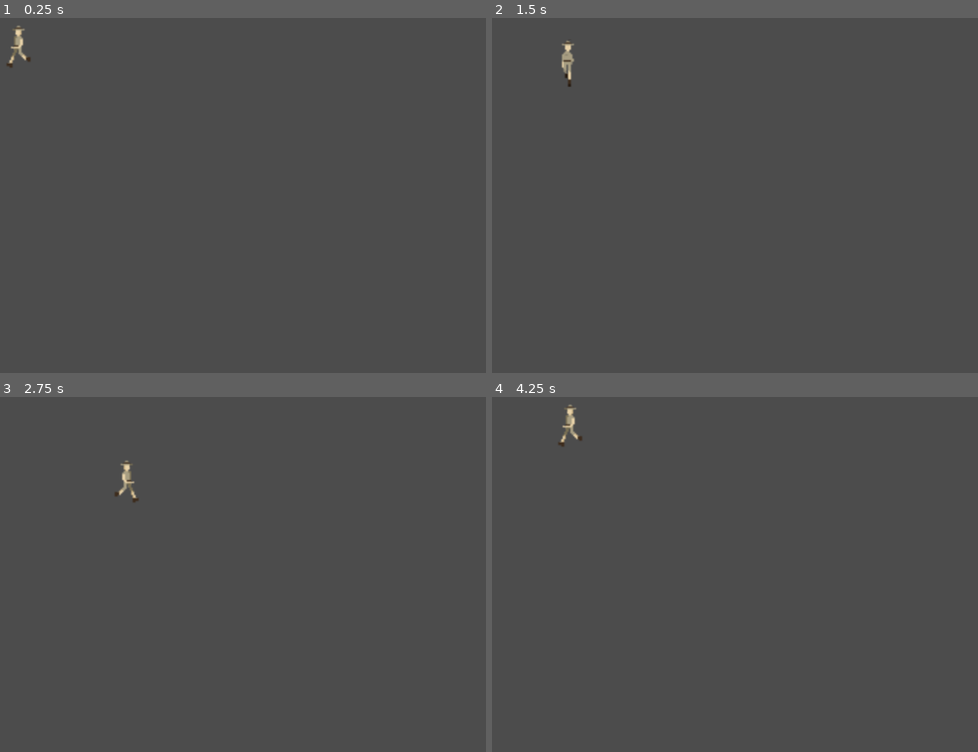
Above: before the commit, frames 1-4 (two rows, left to right).
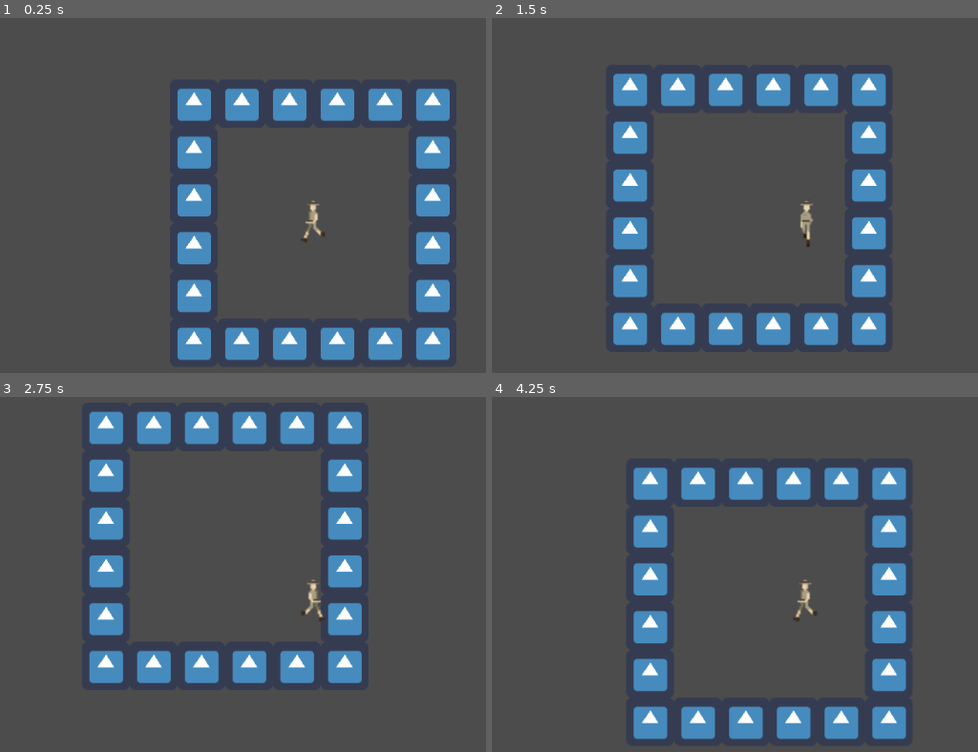
Above: after the commit, the same moments.

Repository: mirogon/Archaeology
Game: Godot game, scene res://Scenes/Main.tscn
Two runs of this game, one before a commit and one after it. Both use one fixed random seed, a clock stepped at 60 frames per second and the inputs below. The engine's default icon, where the game draws it, is replaced by a stand-in: a white triangle on a blue panel in a dark square.
Inputs:
- Up to frame 1 (0.25 s): no input
- Up to frame 2 (1.5 s): tap Enter at 0.5 s; hold Right (ui_right) 0.53-1.28 s; hold Down (ui_down) from 1.28 s (still down)
- Up to frame 3 (2.75 s): release Down (ui_down) at 2.03 s; hold Right (ui_right) from 2.03 s (still down)
- Up to frame 4 (4.25 s): release Right (ui_right) at 2.78 s; hold Up (ui_up) 2.78-3.53 s; hold Left (ui_left) from 3.53 s (still down)

The runs differ from the first frame. In frame 1, 13% of the frame differs, in the area x 1-93%, y 2-97%; in frame 2, 13%, in the area x 14-82%, y 6-93%; in frame 3, 13%; in frame 4, 13%.

Commit message:
Character is now a KinematicBody2D instead of an Area2D, Test walls

Diff:
--- a/Scenes/Main.tscn
+++ b/Scenes/Main.tscn
@@ -1,6 +1,7 @@
-[gd_scene load_steps=22 format=2]
+[gd_scene load_steps=24 format=2]
 
 [ext_resource path="res://Scripts/Sprite.gd" type="Script" id=1]
+[ext_resource path="res://Scenes/Test.tscn" type="PackedScene" id=2]
 [ext_resource path="res://Asstes/Character/Walk_Cycle.png" type="Texture" id=3]
 
 [sub_resource type="AtlasTexture" id=2]
@@ -116,13 +117,24 @@
 "speed": 8.0
 } ]
 
+[sub_resource type="RectangleShape2D" id=21]
+extents = Vector2( 10, 31.25 )
+
 [node name="Main" type="Node2D"]
 
-[node name="AnimatedSprite" type="AnimatedSprite" parent="."]
-position = Vector2( 117, 65 )
+[node name="TestMap" parent="." instance=ExtResource( 2 )]
+
+[node name="KinematicBody2D" type="KinematicBody2D" parent="."]
+script = ExtResource( 1 )
+
+[node name="AnimatedSprite" type="AnimatedSprite" parent="KinematicBody2D"]
 scale = Vector2( 2, 2 )
 frames = SubResource( 20 )
 animation = "Walk_Left"
-frame = 2
 playing = true
-script = ExtResource( 1 )
+
+[node name="CollisionShape2D" type="CollisionShape2D" parent="KinematicBody2D"]
+shape = SubResource( 21 )
+
+[node name="Camera2D" type="Camera2D" parent="KinematicBody2D"]
+current = true
--- /dev/null
+++ b/Scenes/Test.tscn
@@ -0,0 +1,37 @@
+[gd_scene load_steps=4 format=2]
+
+[ext_resource path="res://icon.png" type="Texture" id=1]
+
+[sub_resource type="ConvexPolygonShape2D" id=1]
+points = PoolVector2Array( 0, 0, 64, 0, 64, 64, 0, 64 )
+
+[sub_resource type="TileSet" id=2]
+0/name = "icon.png 0"
+0/texture = ExtResource( 1 )
+0/tex_offset = Vector2( 0, 0 )
+0/modulate = Color( 1, 1, 1, 1 )
+0/region = Rect2( 0, 0, 64, 64 )
+0/tile_mode = 0
+0/occluder_offset = Vector2( 0, 0 )
+0/navigation_offset = Vector2( 0, 0 )
+0/shape_offset = Vector2( 0, 0 )
+0/shape_transform = Transform2D( 1, 0, 0, 1, 0, 0 )
+0/shape = SubResource( 1 )
+0/shape_one_way = false
+0/shape_one_way_margin = 1.0
+0/shapes = [ {
+"autotile_coord": Vector2( 0, 0 ),
+"one_way": false,
+"one_way_margin": 1.0,
+"shape": SubResource( 1 ),
+"shape_transform": Transform2D( 1, 0, 0, 1, 0, 0 )
+} ]
+0/z_index = 0
+
+[node name="Node2D" type="Node2D"]
+scale = Vector2( 1, 1.00354 )
+
+[node name="TileMap" type="TileMap" parent="."]
+tile_set = SubResource( 2 )
+format = 1
+tile_data = PoolIntArray( -131075, 0, 0, -131074, 0, 0, -131073, 0, 0, -196608, 0, 0, -196607, 0, 0, -196606, 0, 0, -65539, 0, 0, -131070, 0, 0, -3, 0, 0, -65534, 0, 0, 65533, 0, 0, 2, 0, 0, 131069, 0, 0, 65538, 0, 0, 196605, 0, 0, 196606, 0, 0, 196607, 0, 0, 131072, 0, 0, 131073, 0, 0, 131074, 0, 0 )
--- a/Scripts/Sprite.gd
+++ b/Scripts/Sprite.gd
@@ -1,9 +1,11 @@
-extends AnimatedSprite
+extends KinematicBody2D
 
 export var movementSpeed = 100
 
+var animatedSprite: AnimatedSprite
+
 func _ready():
-	pass
+	animatedSprite = $AnimatedSprite
 
 func get_movedir():
 	var moveDir: Vector2 = Vector2(0,0)
@@ -19,21 +21,21 @@
 	return moveDir
 
 func set_anim(moveDir: Vector2):
-	playing = true
+	animatedSprite.playing = true
 	if(moveDir.x == 0 && moveDir.y == 0):
-		playing = false
-		frame = 0
+		animatedSprite.playing = false
+		animatedSprite.frame = 0
 	if(moveDir.x > 0):
-		animation = "Walk_Right"
+		animatedSprite.animation = "Walk_Right"
 		return
 	elif(moveDir.x < 0):
-		animation = "Walk_Left"
+		animatedSprite.animation = "Walk_Left"
 		return
 	if(moveDir.y > 0):
-		animation = "Walk_Down"
+		animatedSprite.animation = "Walk_Down"
 		return
 	elif(moveDir.y < 0):
-		animation = "Walk_Up"
+		animatedSprite.animation = "Walk_Up"
 		return
 
 func movement():
@@ -41,6 +43,9 @@
 	set_anim(moveDir)
 	return moveDir
 
+func _physics_process(delta):
+	move_and_collide(movement() * delta * movementSpeed)
+
 func _process(delta):
-	self.position += movement() * delta * movementSpeed
+	#self.position += movement() * delta * movementSpeed
 	pass
